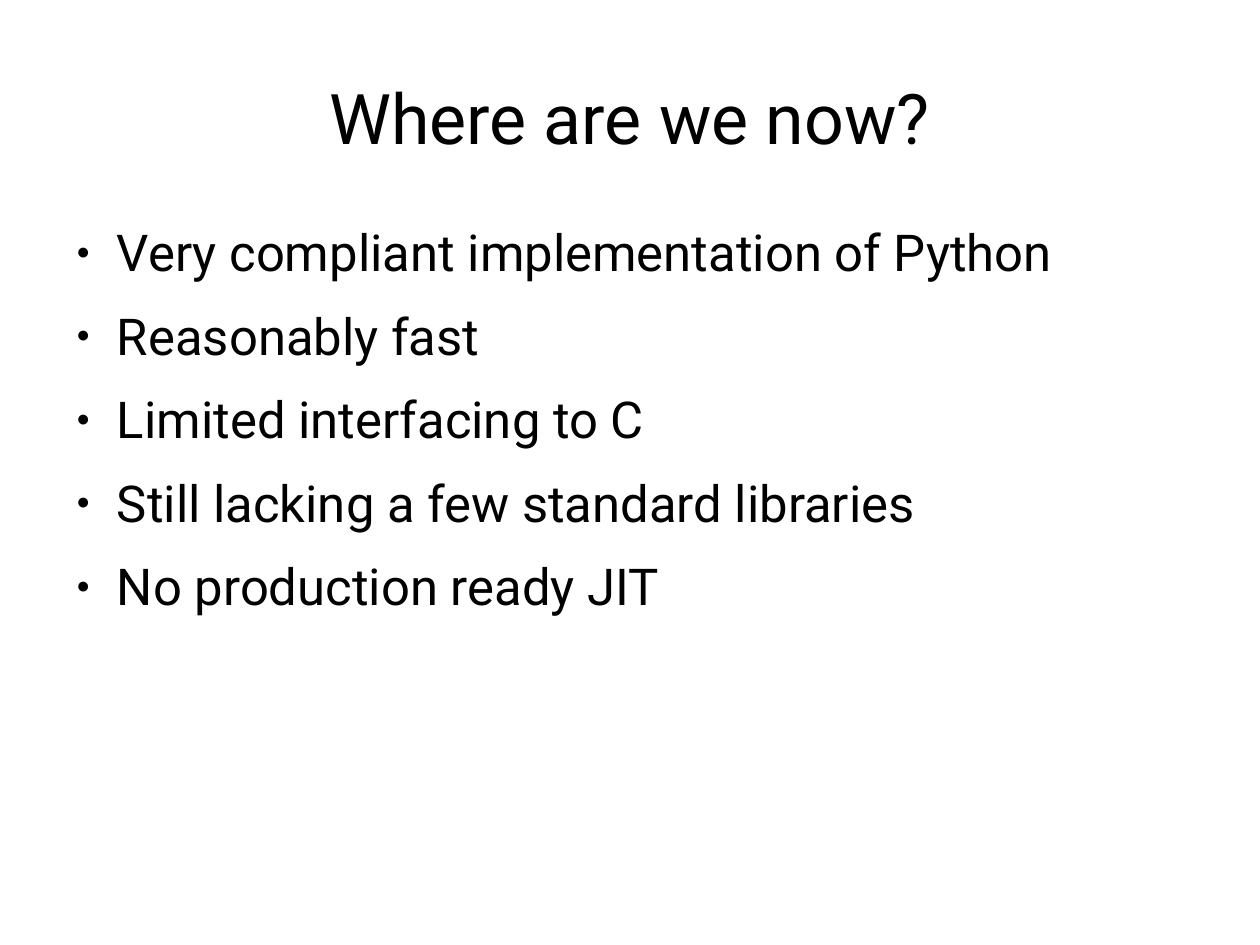
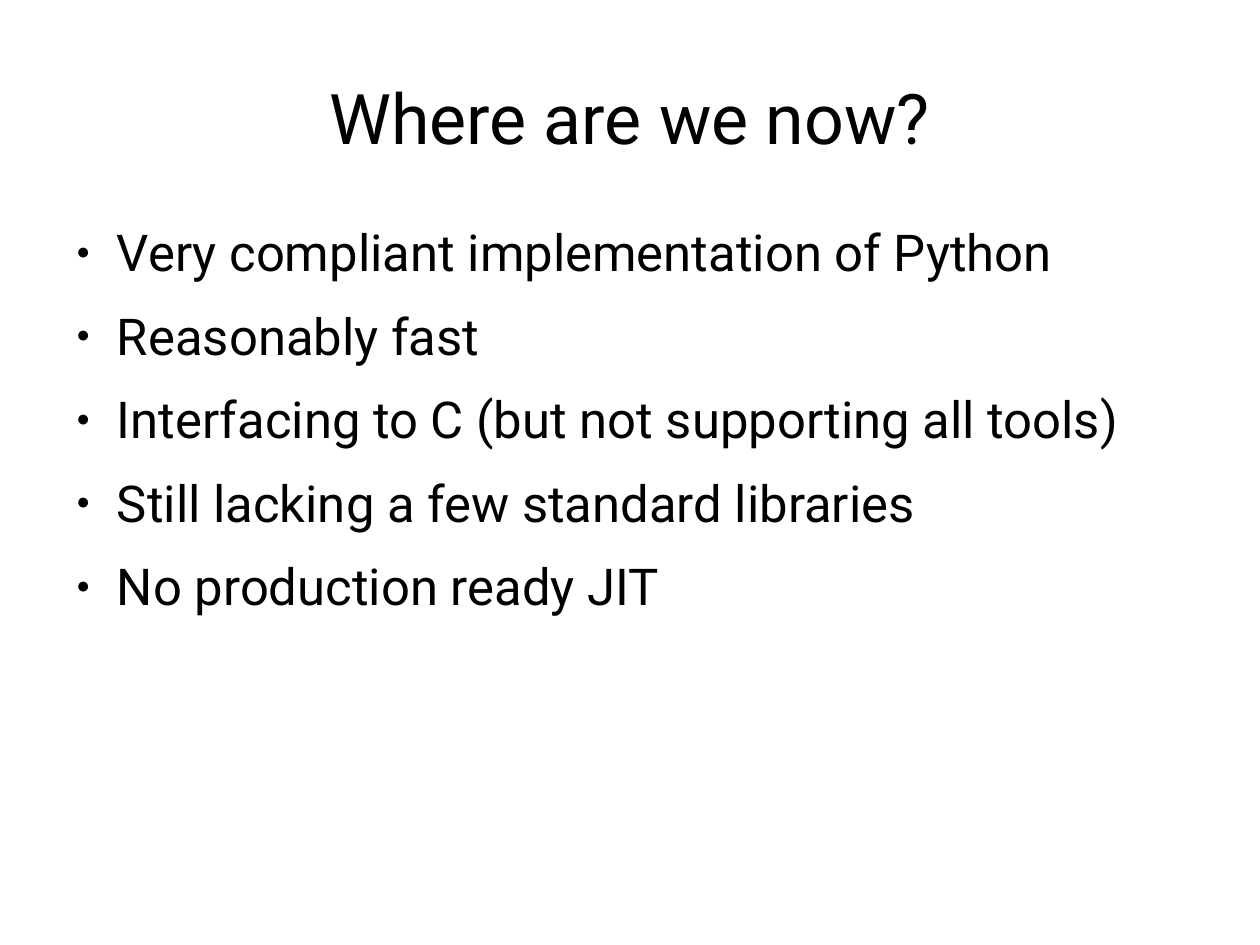
Before and after one commit to wdv4758h/pypy-extradoc, a slide deck: slide 20 of talk/ep2008/Pypy_for_the_rest_of_us.odp. Drawn at 1260x945 pixels with LibreOffice and Linux fonts; fonts in the diff are those of the drawing. Boxes give left, top, right and bottom in pixels: in the first picture for what was removed or moved away, otherwise in the second. Text is boxed around its words. In the diff, an @@ line names an element or a change of style, - is before the commit and + after.

```diff
--- a/talk/ep2008/Pypy_for_the_rest_of_us.odp
+++ b/talk/ep2008/Pypy_for_the_rest_of_us.odp
@@ text at [117, 397, 1118, 450]: text changed @@
-● Limited interfacing to C
+● Interfacing to C (but not supporting all tools)
```
Also in this commit, not shown: 4 other slides changed.
